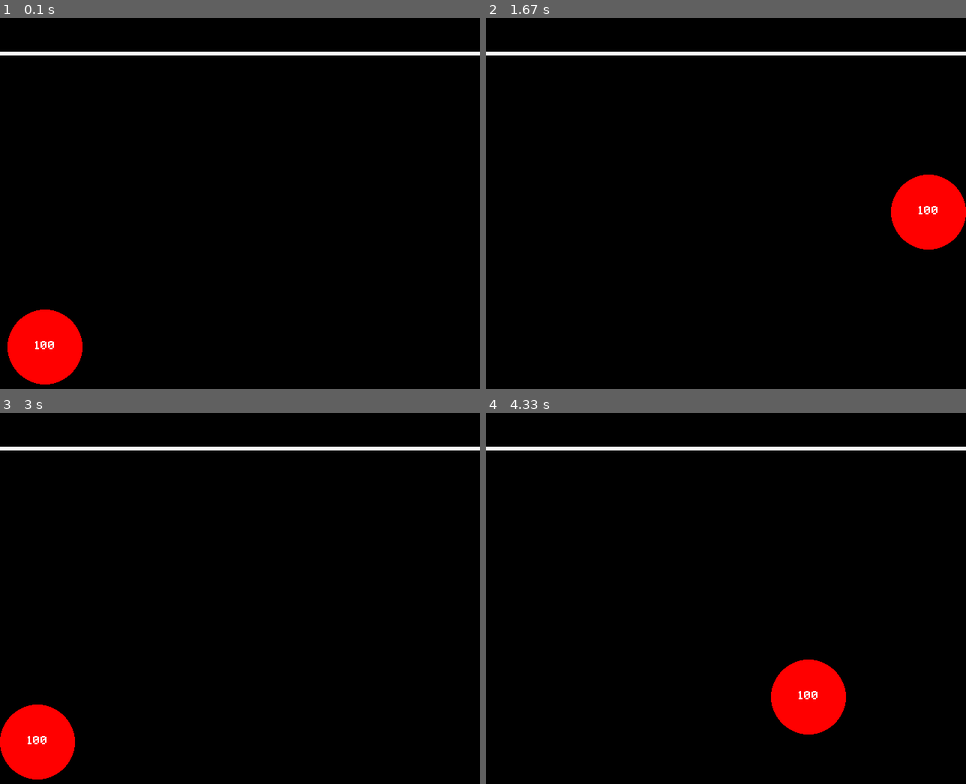
Above: before the commit, frames 1-4 (two rows, left to right).
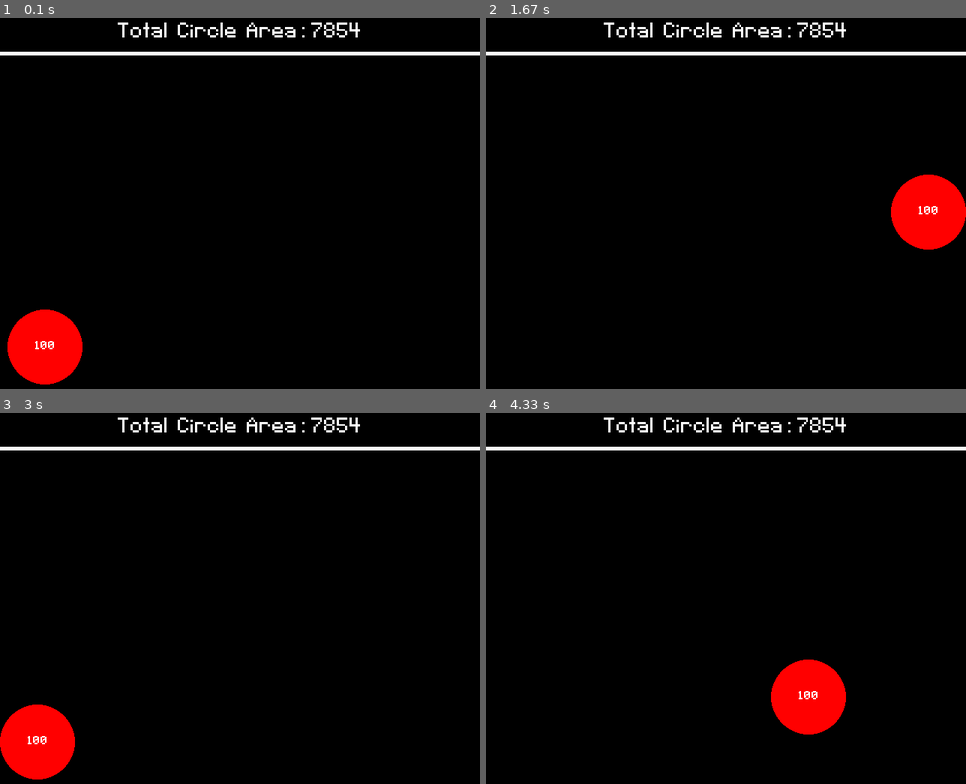
Above: after the commit, the same moments.

Repository: NedzadDonlagic04/pygame-prototype-agario
Game: pygame game, started from main.py
The game is run twice, just before and just after one commit, with the same random seed, the same clock (stepped at 60 frames per second) and the same inputs.
Inputs:
- Up to frame 1 (0.1 s): no input
- Up to frame 2 (1.67 s): hold D 0.33-0.8 s; hold W 0.83-1.13 s; hold D 1.17-1.63 s
- Up to frame 3 (3 s): hold A 1.67-2.2 s; hold S 2.23-2.53 s; hold A 2.57-2.97 s
- Up to frame 4 (4.33 s): hold W 3-3.37 s; hold D 3.4-4.03 s; hold S from 4.07 s (still down)

The runs differ from the first frame. In frame 1, 0.6% of the frame differs, in the area x 24-75%, y 1-6%; in frame 2, 0.6%; in frame 3, 0.6%; in frame 4, 0.6%.

Commit message:
Added circle area display above line

Diff:
--- a/classes.py
+++ b/classes.py
@@ -18,7 +18,7 @@
         self.SPEED = 10
 
         self.createCircle(circle_radius)
-        self.createLine(width, height, 5, 10)
+        self.createLine(5, 10)
 
     def createCircle(self, circle_radius):
         ball_img = pygame.Surface((2 * circle_radius, 2 * circle_radius), pygame.SRCALPHA)
@@ -28,12 +28,22 @@
 
         self.createScore(str(circle_radius * 2), getPercent(circle_radius, 50))
 
-    def createLine(self, width, height, line_height, screen_percent):
+        area = math.pow(circle_radius, 2) * math.pi
+        area = round(area)
+        text = 'Total  Circle  Area: ' + str(area)
+        self.createText(text, getPercent(getPercent(self.HEIGHT, 10), 90))
+        self.text_rect = self.text.get_rect( center = (self.WIDTH/2, getPercent(self.HEIGHT, 10) / 2) )
+
+    def createLine(self, line_height, screen_percent):
         line_img = pygame.image.load('./img/line.png').convert()
-        self.line_img = pygame.transform.scale(line_img, (width, line_height))
-        self.line_rect = line_img.get_rect( topleft = (0, getPercent(height, screen_percent)) )
+        self.line_img = pygame.transform.scale(line_img, (self.WIDTH, line_height))
+        self.line_rect = line_img.get_rect( topleft = (0, getPercent(self.HEIGHT, screen_percent)) )
 
     def createScore(self, text, font_size, color='white'):
+        font = pygame.font.Font('./fonts/Pixeltype.ttf', font_size)
+        self.score = font.render(text, False, color)
+
+    def createText(self, text, font_size, color='white'):
         font = pygame.font.Font('./fonts/Pixeltype.ttf', font_size)
         self.text = font.render(text, False, color)
 
@@ -47,9 +57,10 @@
             self.rect.right += self.SPEED
         elif keys[pygame.K_a] and self.rect.left - self.SPEED >= 0:
             self.rect.left -= self.SPEED
-        self.text_rect = self.text.get_rect( center = self.rect.center )
+        self.score_rect = self.score.get_rect( center = self.rect.center )
 
     def draw(self, screen):
         screen.blit(self.image, self.rect)
+        screen.blit(self.score, self.score_rect)
+        screen.blit(self.line_img, self.line_rect)
         screen.blit(self.text, self.text_rect)
-        screen.blit(self.line_img, self.line_rect)
